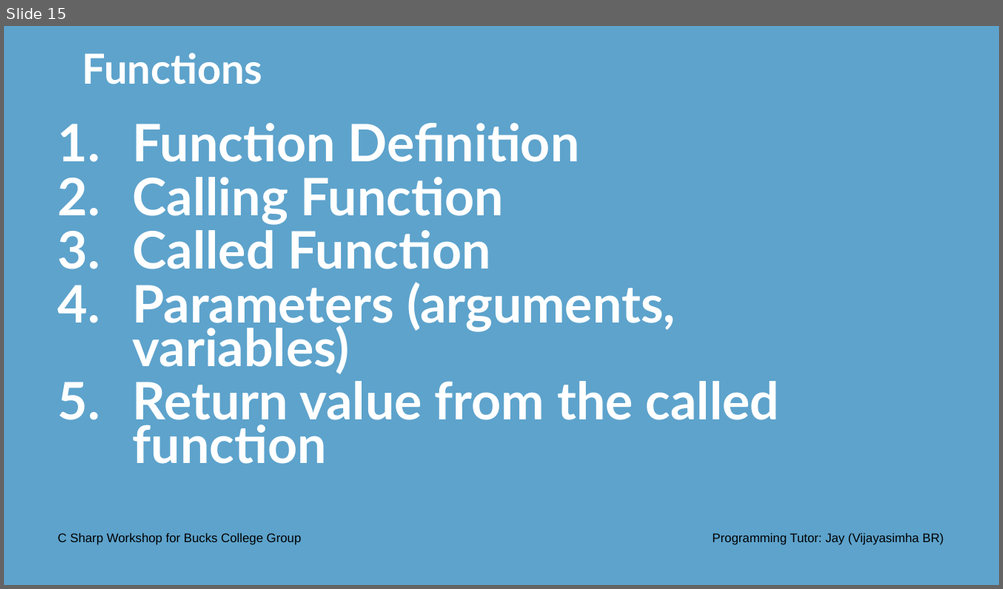
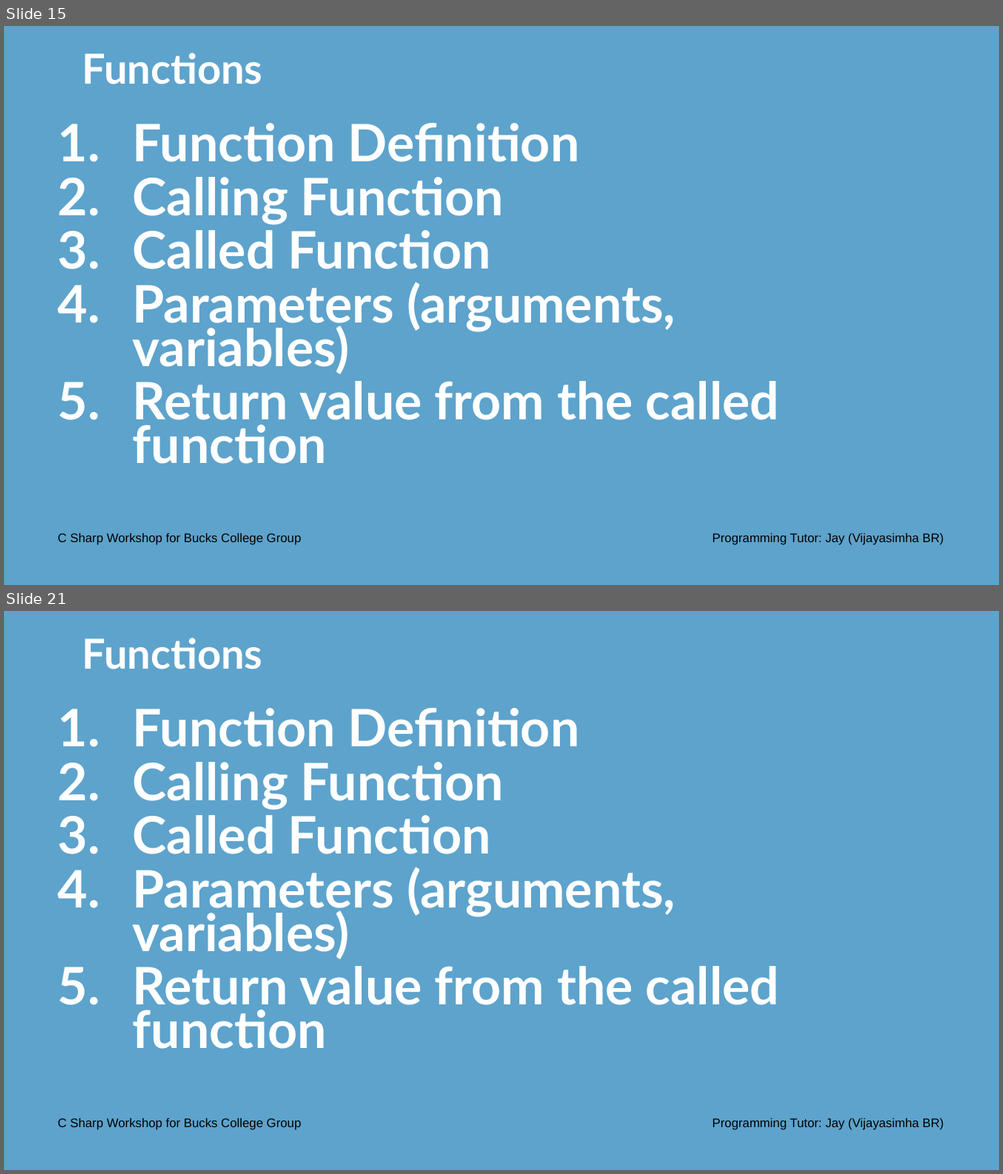
Before and after one commit to Jay-study-nildana/CSharpWorkShopforBucksCollegeGroup, a slide deck: PresentationPPTPDFS/Day 3 Onwards - C Sharp Workshop Bucks College Group.pptx. Shown one above the other, each under a label of ours: slide 15 before the commit, slides 15 and 21 after it; the slides between them are not shown. The pictures are 1003x589 and 1003x1174 pixels, drawn with LibreOffice and Linux fonts; fonts in the diff are those of the drawing; background and template pictures are left out. Boxes give left, top, right and bottom in pixels: in the first picture for what was removed or moved away, otherwise in the second. Text is boxed around its words. In the diff, an @@ line names an element or a change of style, - is before the commit and + after.

Commit message:
wrapped up Day 3
functions continued
building a simple calculator with functions

wrapping up

```diff
--- a/PresentationPPTPDFS/Day 3 Onwards - C Sharp Workshop Bucks College Group.pptx
+++ b/PresentationPPTPDFS/Day 3 Onwards - C Sharp Workshop Bucks College Group.pptx
@@ slide 21 added at (4,611,999,1170), background #5DA3CC @@
@@ title added at (82,638,262,669), 40 pt, text #FFFFFF, bold @@
+Functions
@@ text added at (133,708,780,1049), 50 pt, text #FFFFFF, bold @@
+1. Function Definition
+2. Calling Function
+3. Called Function
+4. Parameters (arguments, variables)
+5. Return value from the called function
@@ text added at (58,1119,301,1130), 12 pt, text #000000 @@
+C Sharp Workshop for Bucks College Group
@@ text added at (712,1119,944,1130), 12 pt, text #000000 @@
+Programming Tutor: Jay (Vijayasimha BR)
```
Also in this commit, not shown: 2 slides changed, 7 other slides added, 2 other files.
